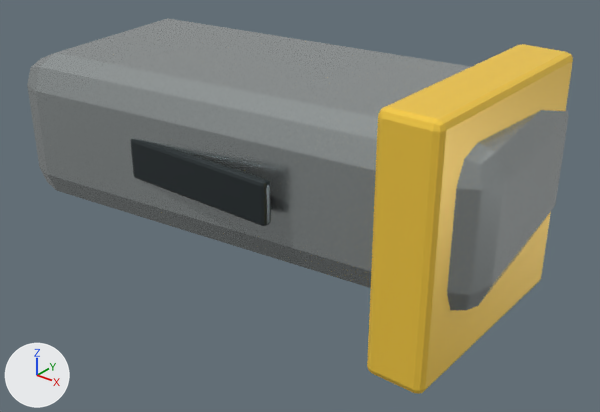
Before and after pictures for a commit that changed the glTF model assets/models/items/item-copper-ingot/item-copper-ingot_variant_b.glb.
Before and after are seen from a camera (50 mm lens) standing at (0.714, -0.861, 0.735) and looking at (0.036, -0.014, 0.21). Lighting does not change. The marker at lower left points along +X, +Y and +Z. The older version comes first. Objects named as collision shapes, trigger or cutter boxes, shadow casters or lower levels of detail are left out. Where no turn or scale is listed for an object, it has been applied to the vertices.

Script lines for the objects in view, before the commit:
```python
mat_item_brushed_metal = principled_material('Item brushed metal')
mat_item_brushed_metal.base_color = (0.48, 0.52, 0.52)  # light grey #b8bfbf
mat_item_brushed_metal.metallic = 0.82
mat_item_brushed_metal.roughness = 0.25
mat_item_graphite_alloy = principled_material('Item graphite alloy')
mat_item_graphite_alloy.base_color = (0.055, 0.07, 0.075)  # dark grey #424b4d
mat_item_graphite_alloy.metallic = 0.78
mat_item_graphite_alloy.roughness = 0.3
mat_item_safety_yellow = principled_material('Item safety yellow')
mat_item_safety_yellow.base_color = (1.0, 0.65, 0.06)  # yellow #ffd345
mat_item_safety_yellow.metallic = 0.18
mat_item_safety_yellow.roughness = 0.38
me_cube_1064 = bpy.data.meshes.new('Cube.1064')
me_cube_1064.from_pydata(...)  # 56 vertices, 108 faces; spans x -0.372..0.372, y -0.206..0.206, z -0.11..0.11
me_cube_1064.materials.append(mat_item_brushed_metal)  # light grey #b8bfbf
me_cube_1065 = bpy.data.meshes.new('Cube.1065')
me_cube_1065.from_pydata(...)  # 56 vertices, 108 faces; spans x -0.12..0.12, y -0.007..0.007, z -0.03..0.03
me_cube_1065.materials.append(mat_item_graphite_alloy)  # dark grey #424b4d
me_cube_1066 = bpy.data.meshes.new('Cube.1066')
me_cube_1066.from_pydata(...)  # 56 vertices, 108 faces; spans x -0.04..0.04, y -0.17..0.17, z -0.17..0.17
me_cube_1066.materials.append(mat_item_safety_yellow)  # yellow #ffd345
ob_ingot_stamped_mark = bpy.data.objects.new('Ingot stamped mark', me_cube_1065)
ob_ingot_stamped_mark.location = (0.0, -0.18, 0.3)
ob_metal_ingot = bpy.data.objects.new('Metal ingot', me_cube_1064)
ob_metal_ingot.location = (0.0, 0.0, 0.3)
ob_variant_reinforcement = bpy.data.objects.new('Variant reinforcement', me_cube_1066)
ob_variant_reinforcement.location = (0.3, 0.0, 0.28)
```
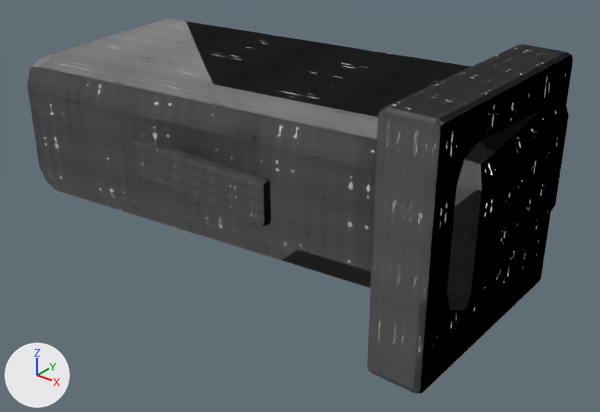
The newer file is also turned or shifted as a whole; pictures and numbers use the older file's frame.

Changed parts and their boxes [x1, y1, x2, y2] in the pictures (600 x 412 px):
'Metal ingot', surface changed (light grey to grey): [27, 18, 569, 310] in both
'Variant reinforcement', surface changed (yellow to grey): [367, 44, 573, 394] in both
'Ingot stamped mark', surface changed (lighter): [130, 139, 271, 226] in both

What changed in the scene script:
```text
Add img_metal_albedo:
    img_metal_albedo = load_image('metal_albedo', '_unpacked/metal_albedo', 256, 256, 'sRGB')
Add img_metal_roughness_002:
    img_metal_roughness_002 = load_image('metal_roughness.002', '_unpacked/metal_roughness.002', 256, 256, 'Non-Color')
Add img_metal_height:
    img_metal_height = load_image('metal_height', '_unpacked/metal_height', 256, 256, 'Non-Color')
Add img_metal_roughness_001:
    img_metal_roughness_001 = load_image('metal_roughness.001', '_unpacked/metal_roughness.001', 256, 256, 'Non-Color')
Add img_metal_roughness:
    img_metal_roughness = load_image('metal_roughness', '_unpacked/metal_roughness', 256, 256, 'Non-Color')
Change mat_item_graphite_alloy:
    remove # nodes: BsdfPrincipled, OutputMaterial
    remove # colours: dark grey #424b4d
    nodes: BsdfPrincipled, Math, NormalMap, OutputMaterial, SeparateColor, TexImage x3
    uses the picture img_metal_albedo
    uses the picture img_metal_height
    uses the picture img_metal_roughness
Change mat_item_brushed_metal:
    remove # nodes: BsdfPrincipled, OutputMaterial
    remove # colours: light grey #b8bfbf
    nodes: BsdfPrincipled, Math, NormalMap, OutputMaterial, SeparateColor, TexImage x3
    uses the picture img_metal_albedo
    uses the picture img_metal_height
    uses the picture img_metal_roughness_001
Change mat_item_safety_yellow:
    remove # nodes: BsdfPrincipled, OutputMaterial
    remove # colours: yellow #ffd345
    nodes: BsdfPrincipled, Math, NormalMap, OutputMaterial, SeparateColor, TexImage x3
    uses the picture img_metal_albedo
    uses the picture img_metal_height
    uses the picture img_metal_roughness_002
```
